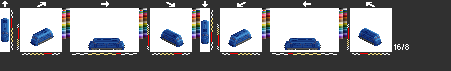
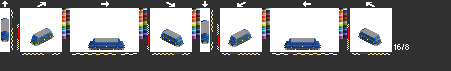
Layer changes from the first 451 x 71 image to the second:
added layer "lj1" above "bk1" over [1, 19, 381, 50]
